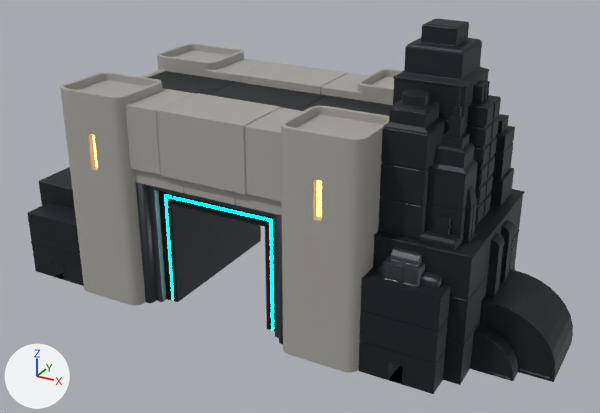
What one commit did to the glTF model apps/web/lookdev/models/respite-gate.glb.
Both versions are drawn from a 50 mm lens placed at (53.0, -85.9, 55.3), pointed at (6.7, -1.7, 13.2). Lighting does not change. The marker at lower left points along +X, +Y and +Z. The first picture is the older version. Vertices at exactly the same position are counted once.

Script lines for the objects in view, before the commit:
```python
ob_annex_r = bpy.data.objects.new('annex-R', me_annex_r)
ob_annex_r.location = (36.0, 0.0, 4.0)
ob_core_l = bpy.data.objects.new('core-L', me_core_l)
ob_core_l.location = (-13.0, 0.0, 13.0)
ob_crown_base_r = bpy.data.objects.new('crown-base-R', me_crown_base_r)
ob_crown_base_r.location = (25.5, 0.0, 8.0)
ob_crown_front_outer_r = bpy.data.objects.new('crown-front-outer-R', me_crown_front_outer_r)
ob_crown_front_outer_r.location = (27.5, -6.0, 22.0)
ob_crown_front_r = bpy.data.objects.new('crown-front-R', me_crown_front_r)
ob_crown_front_r.location = (23.0, -6.5, 24.0)
ob_crown_main_r = bpy.data.objects.new('crown-main-R', me_crown_main_r)
ob_crown_main_r.location = (23.5, 0.0, 26.0)
ob_crown_rim_r = bpy.data.objects.new('crown-rim-R', me_crown_rim_r)
ob_crown_rim_r.location = (25.0, -10.5, 6.0)
ob_crown_spur_r = bpy.data.objects.new('crown-spur-R', me_crown_spur_r)
ob_crown_spur_r.location = (28.5, 0.0, 24.0)
ob_wing_rim_l = bpy.data.objects.new('wing-rim-L', me_wing_rim_l)
ob_wing_rim_l.location = (-25.0, -10.0, 4.5)
# also in view: 'lintel' at (0.0, 0.0, 23.0); 'arch-frame-outer-L' at (0.0, 0.0, 8.5); 'tower-L' at (0.0, 0.0, 14.0); 'crown-rim-cap-R' at (25.0, -11.0, 13.5); 'annex-low' at (34.0, 0.0, 2.5)
```
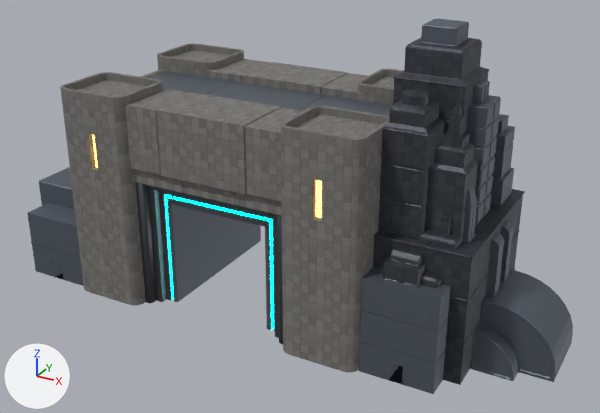
What changed in the scene script:
```text
Add img_respite_tile_panels:
    img_respite_tile_panels = load_image('respite-tile-panels', '_unpacked/respite-tile-panels', 512, 512, 'sRGB')
Change mat_core_metal:
    mat_core_metal.base_color: (0.03, 0.034, 0.04) -> (0.141, 0.162, 0.195)  # dark grey #303438 -> grey #69707a
Add mat_civic_concrete_panels:
    mat_civic_concrete_panels = bpy.data.materials.new('civic-concrete-panels')
    # colours: light grey #dad6ce
    # uses the picture img_respite_tile_panels
Add mat_core_metal_panels:
    mat_core_metal_panels = bpy.data.materials.new('core-metal-panels')
    # colours: grey #9095a2
    # uses the picture img_respite_tile_panels
Change me_crown_base_r:
    where me_crown_base_r.from_pydata(...)  # 230 vertices, 456 faces; spans x -6.1..6.1, y -10.2..10.2, z -8.0..8.0
    remove me_crown_base_r.materials.append(mat_core_metal)  # dark grey #303438
    add me_crown_base_r.materials.append(mat_core_metal_panels)
Change me_crown_front_outer_r:
    where me_crown_front_outer_r.from_pydata(...)  # 184 vertices, 364 faces; spans x -2.0..2.0, y -3.5..2.0, z -6.0..10.4
    remove me_crown_front_outer_r.materials.append(mat_core_metal)  # dark grey #303438
    add me_crown_front_outer_r.materials.append(mat_core_metal_panels)
Change me_crown_front_r:
    where me_crown_front_r.from_pydata(...)  # 260 vertices, 516 faces; spans x -2.5..2.5, y -2.5..2.5, z -8.0..7.4
    remove me_crown_front_r.materials.append(mat_core_metal)  # dark grey #303438
    add me_crown_front_r.materials.append(mat_core_metal_panels)
Change me_crown_main_r:
    where me_crown_main_r.from_pydata(...)  # 268 vertices, 532 faces; spans x -4.1..4.1, y -4.1..4.1, z -10.0..9.6
    remove me_crown_main_r.materials.append(mat_core_metal)  # dark grey #303438
    add me_crown_main_r.materials.append(mat_core_metal_panels)
Change me_lintel:
    where me_lintel.from_pydata(...)  # 288 vertices, 556 faces; spans x -12.0..12.0, y -4.1..22.1, z -4.1..4.1
    remove me_lintel.materials.append(mat_civic_concrete)  # grey #a6a39d
    add me_lintel.materials.append(mat_civic_concrete_panels)
Change me_lintel_ledge:
    where me_lintel_ledge.from_pydata(...)  # 224 vertices, 440 faces; spans x -11.0..11.0, y -1.0..24.0, z -1.0..1.0
    remove me_lintel_ledge.materials.append(mat_civic_concrete)  # grey #a6a39d
    add me_lintel_ledge.materials.append(mat_civic_concrete_panels)
Change me_tower_cap_l:
    where me_tower_cap_l.from_pydata(...)  # 160 vertices, 312 faces; spans x -0.5..38.1, y -5.5..5.5, z -0.5..0.5
    remove me_tower_cap_l.materials.append(mat_civic_concrete)  # grey #a6a39d
    add me_tower_cap_l.materials.append(mat_civic_concrete_panels)
Change me_tower_l:
    where me_tower_l.from_pydata(...)  # 1612 vertices, 3208 faces; spans x -5.0..36.0, y -4.5..23.5, z -14.0..14.0
    used by ob_tower_l; location = (-15.5, -9.5, 14.0)
    me_tower_l part 1: 3208 kept faces spanning x -5.0..36.0, y -4.5..23.5, z -14.0..14.0 get new texture (UV) coordinates
    me_tower_l part 2: 3164 faces spanning x -5.0..36.0, y -4.5..23.5, z -14.0..14.0 switch from mat_civic_concrete (grey #a6a39d) to mat_civic_concrete_panels
```

Pixel boxes [x1, y1, x2, y2] of what changed, in the pictures (600 x 413 px):
'lintel', recoloured (darker)
    both: [125, 59, 367, 202]
'core-L', recoloured
    both: [148, 71, 393, 330]
'crown-rim-R', recoloured (dark grey to grey)
    both: [359, 267, 451, 394]
'crown-base-R', recoloured
    both: [373, 189, 524, 384]
'crown-front-R', recoloured
    both: [378, 89, 444, 240]
'annex-R', recoloured (dark grey to grey)
    both: [479, 269, 573, 382]
'crown-front-outer-R', recoloured
    both: [419, 88, 478, 250]
'crown-main-R', recoloured
    both: [393, 38, 489, 135]
'wing-rim-L', recoloured (dark grey to grey)
    both: [27, 203, 84, 286]
'core-T', recoloured
    both: [171, 82, 326, 226]
'crown-spur-R', recoloured (dark grey to grey)
    both: [466, 95, 501, 226]
'lintel-ledge', recoloured (darker)
    both: [134, 169, 282, 216]
'annex-low', recoloured (dark grey to grey)
    both: [470, 324, 518, 381]
'crown-back-outer-R', recoloured (dark grey to grey)
    both: [490, 114, 515, 206]
'annex-stack-R', recoloured (dark grey to grey)
    both: [486, 220, 514, 297]
'crown-cap-R', recoloured (dark grey to grey)
    both: [421, 19, 469, 46]
'wing-mid-L', recoloured (dark grey to grey)
    both: [39, 167, 75, 209]
'crown-mast-R', recoloured (dark grey to grey)
    both: [462, 185, 478, 243]
'spur-mast-R', recoloured (dark grey to grey)
    both: [472, 80, 490, 104]
'tower-cap-L', recoloured
    both: [140, 69, 166, 78]
part 1 of me_tower_l, surface changed (darker)
    both: [60, 43, 404, 372]
part 2 of me_tower_l, recoloured (darker)
    both: [60, 43, 404, 372]
